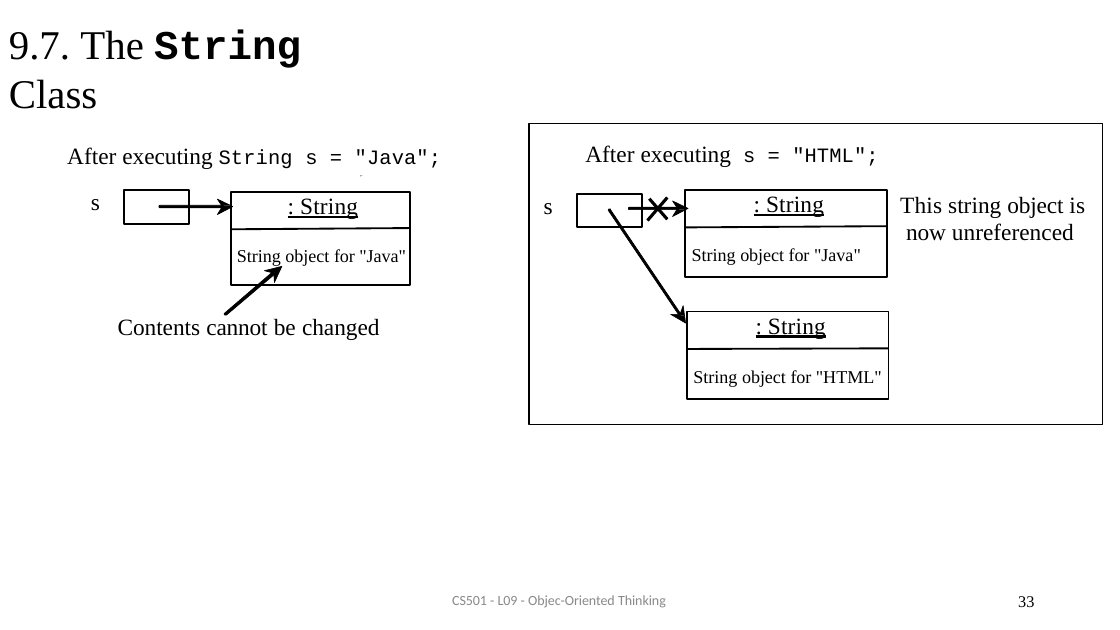
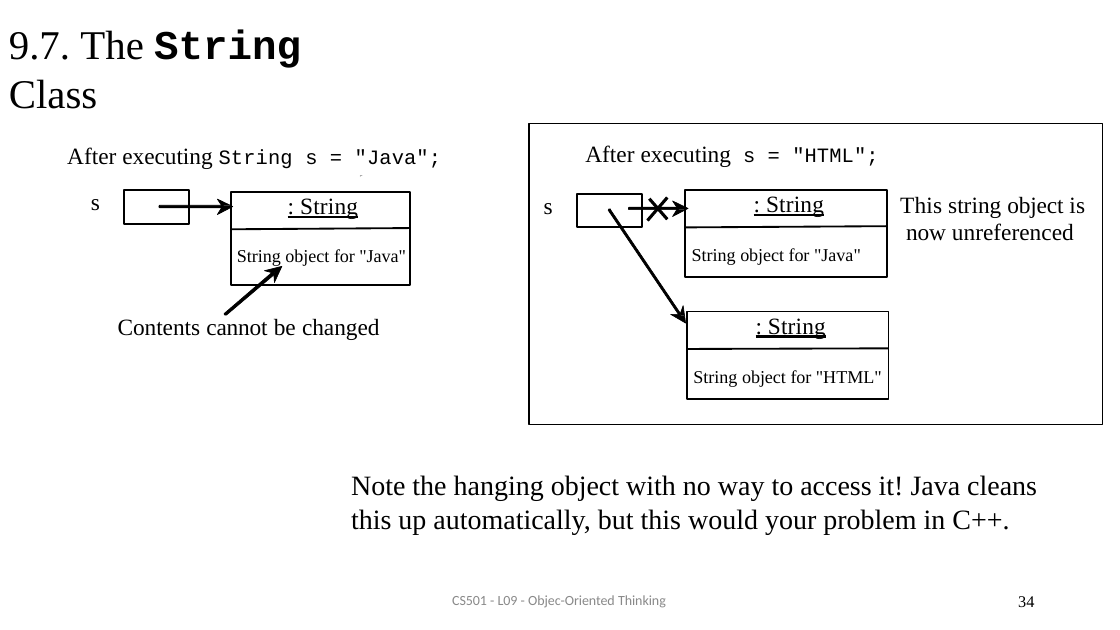
Before and after one commit to AughdonBreslin/CS501IntroToJava, a slide deck: slide 34 of Lectures/9_Object_Oriented_Programming.pptx (slide 33 before the commit). Drawn at 1120x630 pixels with LibreOffice and Linux fonts; fonts in the diff are those of the drawing. Boxes give left, top, right and bottom in pixels: in the first picture for what was removed or moved away, otherwise in the second. Text is boxed around its words. In the diff, an @@ line names an element or a change of style, - is before the commit and + after.

```diff
--- a/Lectures/9_Object_Oriented_Programming.pptx
+++ b/Lectures/9_Object_Oriented_Programming.pptx
@@ text added at bbox=[351, 475, 1037, 534], 24 pt, text #000000 @@
+Note the hanging object with no way to access it! Java cleans this up automatically, but this would your problem in C++.
@@ page number at bbox=[1018, 596, 1034, 607]: text changed @@
-33
+34
```
Also in this commit, not shown: 10 other slides changed, 17 slides added, 8 slides removed, 4 other files.
